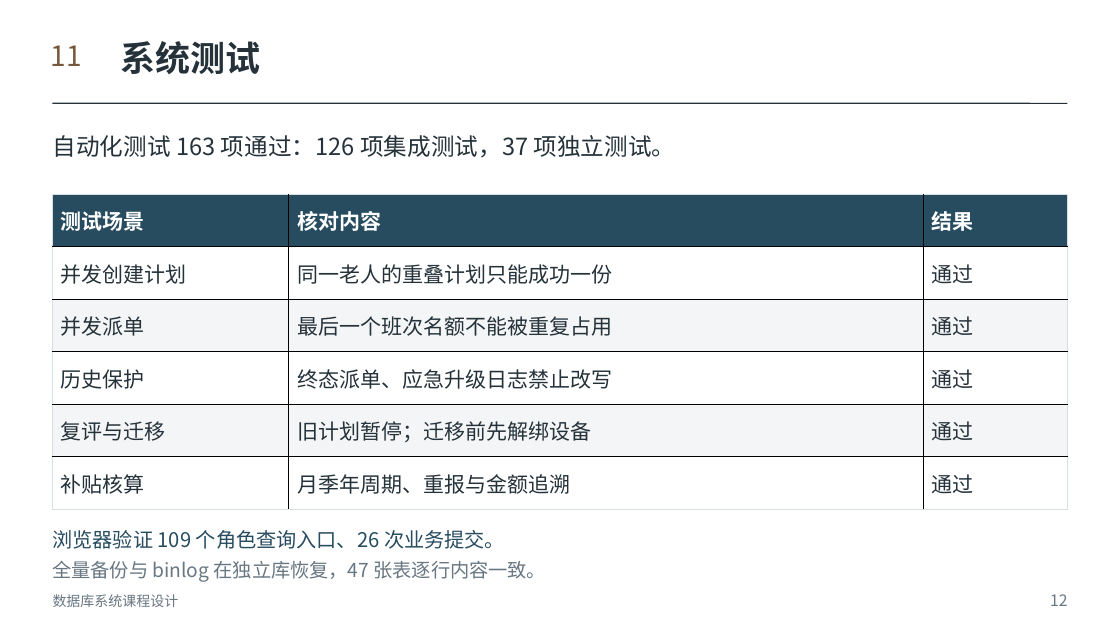
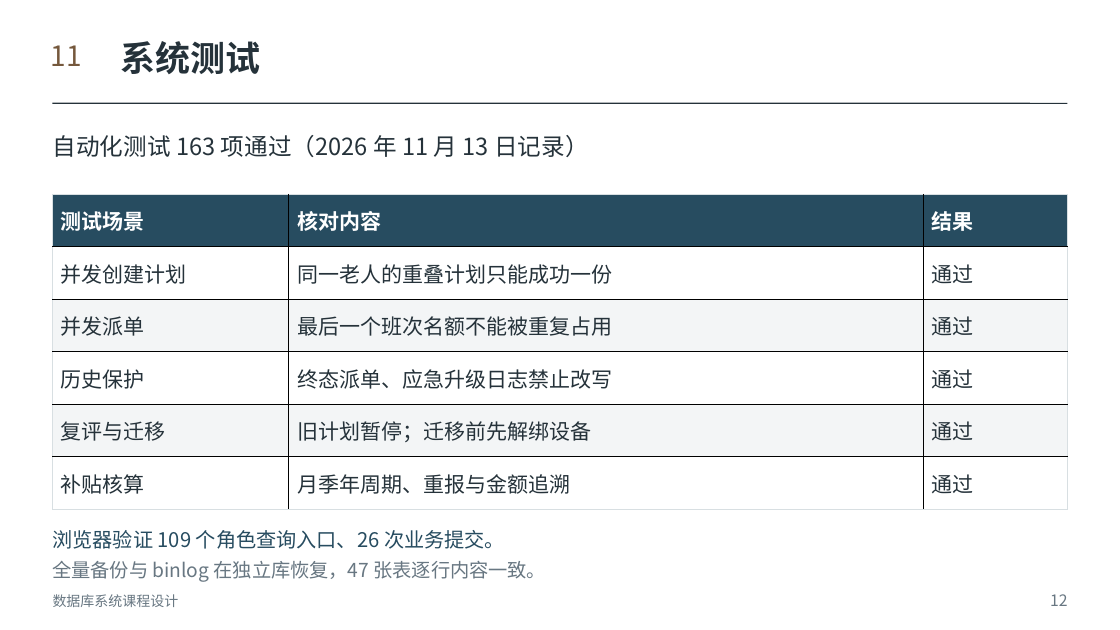
Before and after one commit to Herbertlyw/db_eldercare, a slide deck: slide 12 of outputs/社区居家养老平台课程答辩_修订版.pptx. Drawn at 1120x630 pixels with LibreOffice and Linux fonts; fonts in the diff are those of the drawing. Boxes give left, top, right and bottom in pixels: in the first picture for what was removed or moved away, otherwise in the second. Text is boxed around its words. In the diff, an @@ line names an element or a change of style, - is before the commit and + after.

```diff
--- a/outputs/社区居家养老平台课程答辩_修订版.pptx
+++ b/outputs/社区居家养老平台课程答辩_修订版.pptx
@@ text at (53, 135, 589, 157): text changed @@
-自动化测试 163 项通过：126 项集成测试，37 项独立测试。
+自动化测试 163 项通过（2026 年 11 月 13 日记录）
```
Also in this commit, not shown: 2 other slides changed, 20 other files.
